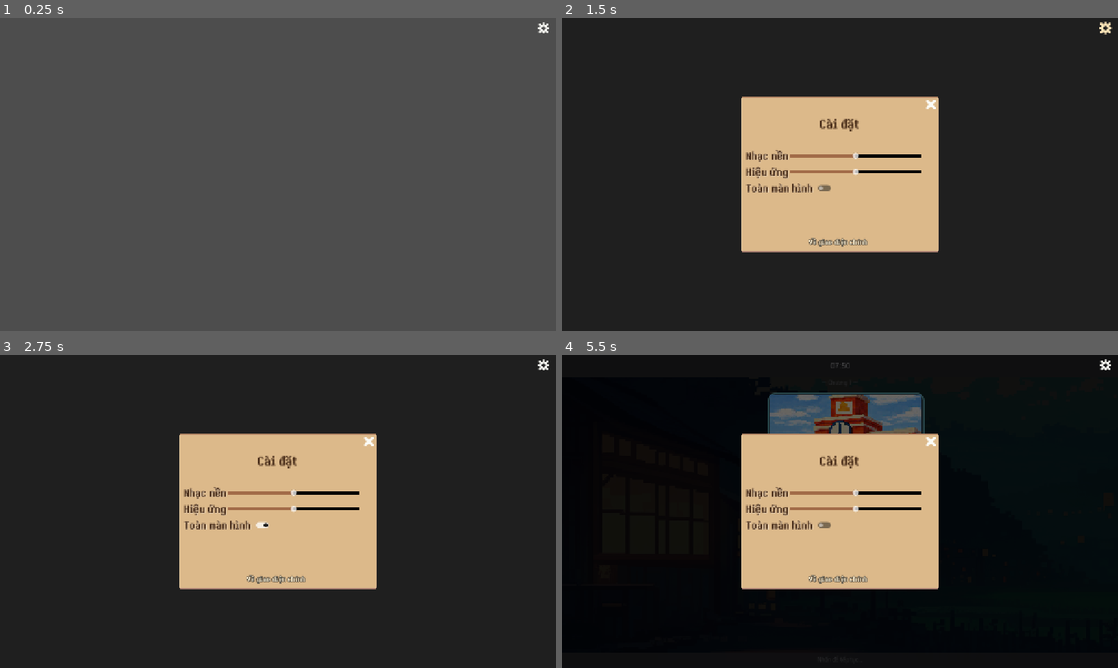
Above: before the commit, frames 1-4 (two rows, left to right).
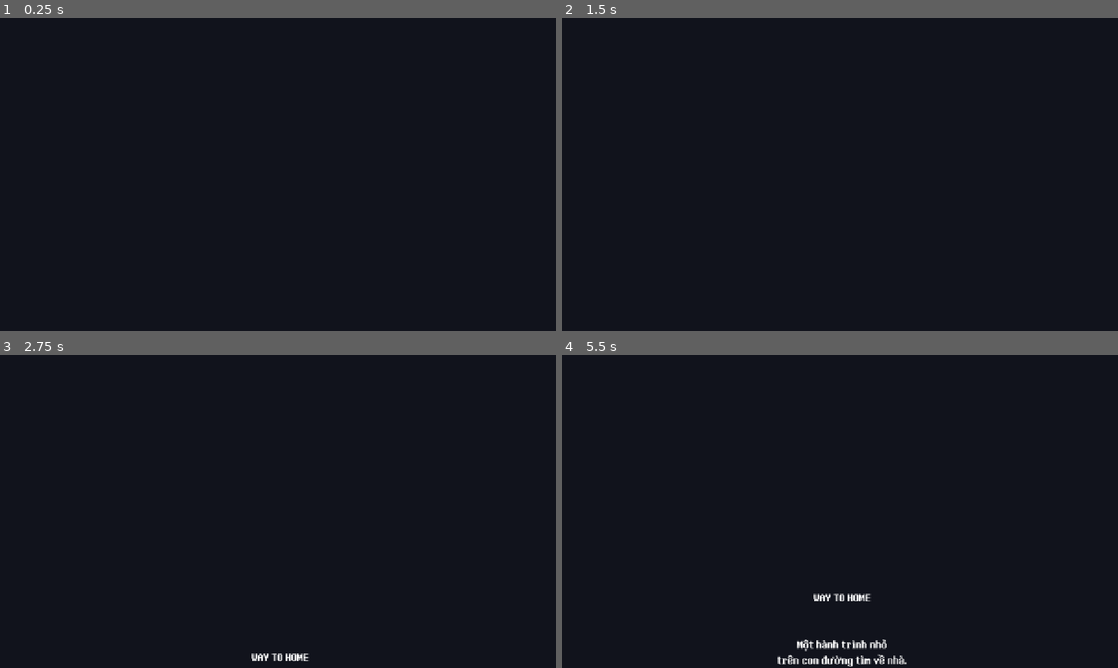
Above: after the commit, the same moments.

Repository: Quannedevlord/Way-To-Home
Game: Godot game, scene res://scenes/chapters/chapter_02/chapter2.tscn
The game is run twice, just before and just after one commit, with the same random seed, the same clock (stepped at 60 frames per second) and the same inputs. This scene is started directly instead of the project's main scene. Video files are missing from this copy of the repository; at most half a second of black plays in their place. Sound files missing from this copy of the repository are replaced by a short silence.
Inputs (mouse positions are in pixels of both pictures, inside the frame that each line leads up to):
- Up to frame 1 (0.25 s): no input
- Up to frame 2 (1.5 s): tap Enter (ui_accept) at 0.5, 0.77 s; move the mouse to (962, 158) at 0.52 s; click (962, 158) at 0.67 s; click (1106, 27) at 1.27 s
- Up to frame 3 (2.75 s): click (261, 524) at 2.02 s
- Up to frame 4 (5.5 s): click (840, 580) at 2.75 s, where only the run before the commit has a clickable "Về giao diện chính"; click (840, 549) at 3.5 s, where only the run before the commit has a clickable "Chơi mới"; click (1106, 364) at 4.27 s; click (823, 524) at 5.02 s

The runs differ from the first frame. In frame 1, 100% of the frame differs, in the area x 0-100%, y 0-100%; in frame 2, 18%; in frame 3, 18%; in frame 4, 22%.

Commit message:
fix credits

Diff:
--- a/scenes/chapters/chapter_01/chapter1.gd
+++ b/scenes/chapters/chapter_01/chapter1.gd
@@ -271,8 +271,14 @@
 
 
 func _scroll_to_bottom() -> void:
+	if not is_inside_tree() or not is_instance_valid(scroll_container):
+		return
 	await get_tree().process_frame
+	if not is_inside_tree():
+		return
 	await get_tree().process_frame
+	if not is_inside_tree() or not is_instance_valid(scroll_container):
+		return
 	var v_scroll := scroll_container.get_v_scroll_bar()
 	v_scroll.value = v_scroll.max_value
 
@@ -368,9 +374,8 @@
 		if episode_index >= story_data["episodes"].size():
 			story_finished = true
 			_append_narration("— Hết chương —")
-			call_deferred("_scroll_to_bottom")
 			continue_hint.visible = false
-			GameManager.save_game({"completed": true})
+			GameManager.change_to_next_chapter()
 			return
 
 	selected_choice_index = -1
--- /dev/null
+++ b/scenes/chapters/chapter_02/chapter2.gd
@@ -0,0 +1,10 @@
+extends Control
+
+
+func _ready() -> void:
+	call_deferred("_continue_to_next_chapter")
+
+
+func _continue_to_next_chapter() -> void:
+	if get_tree().current_scene == self:
+		GameManager.change_to_next_chapter()
--- a/scenes/chapters/chapter_02/chapter2.tscn
+++ b/scenes/chapters/chapter_02/chapter2.tscn
@@ -1,4 +1,6 @@
 [gd_scene format=3 uid="uid://b7m4ge3yak2rv"]
+
+[ext_resource type="Script" path="res://scenes/chapters/chapter_02/chapter2.gd" id="1_script"]
 
 [node name="Chapter2" type="Control" unique_id=1405558368]
 layout_mode = 3
@@ -7,3 +9,4 @@
 anchor_bottom = 1.0
 grow_horizontal = 2
 grow_vertical = 2
+script = ExtResource("1_script")
--- a/scenes/credits/credits.gd
+++ b/scenes/credits/credits.gd
@@ -4,15 +4,20 @@
 @onready var fade_overlay: ColorRect = $FadeOverlay
 
 var scroll_speed: float = 50.0
-var fade_started: bool = false
+var transition_started: bool = false
 
 
 func _process(delta: float) -> void:
 	credits_text.position.y -= scroll_speed * delta
 
 	var text_bottom := credits_text.position.y + credits_text.size.y
-	var fade_start := get_viewport_rect().size.y * 0.35
-	if not fade_started and text_bottom <= fade_start:
-		fade_started = true
-		var fade_tween := create_tween()
-		fade_tween.tween_property(fade_overlay, "color:a", 1.0, 3.0)
+	if not transition_started and text_bottom <= 0.0:
+		transition_started = true
+		_fade_out_and_return_to_main_menu()
+
+
+func _fade_out_and_return_to_main_menu() -> void:
+	var fade_tween := create_tween()
+	fade_tween.tween_property(fade_overlay, "color:a", 1.0, 3.0)
+	await fade_tween.finished
+	GameManager.change_scene(GameManager.MAIN_MENU_PATH)
--- a/scenes/global_menu/global_menu.gd
+++ b/scenes/global_menu/global_menu.gd
@@ -67,7 +67,7 @@
 	if current_scene == null:
 		return
 
-	if current_scene.name == "MainMenu" or current_scene.name == "Splash":
+	if current_scene.name == "MainMenu" or current_scene.name == "Splash" or current_scene.name == "Credits":
 		canvas_layer.visible = false
 	else:
 		canvas_layer.visible = true
Not shown, added: scenes/chapters/chapter_02/chapter2.gd.uid
